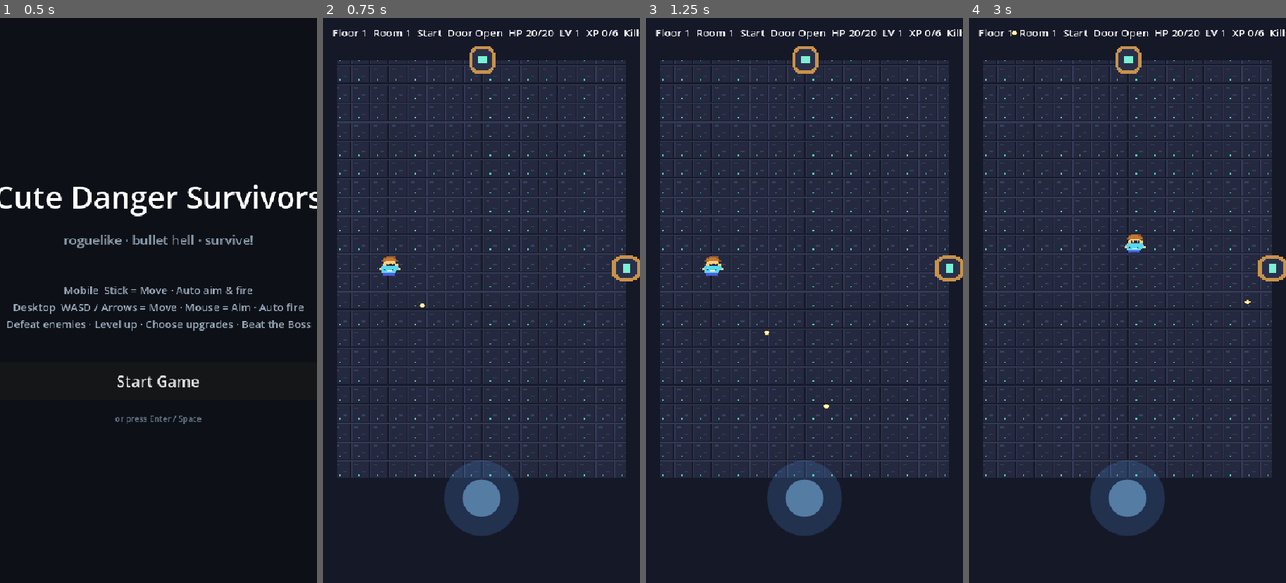
Above: before the commit, frames 1-4 (left to right).
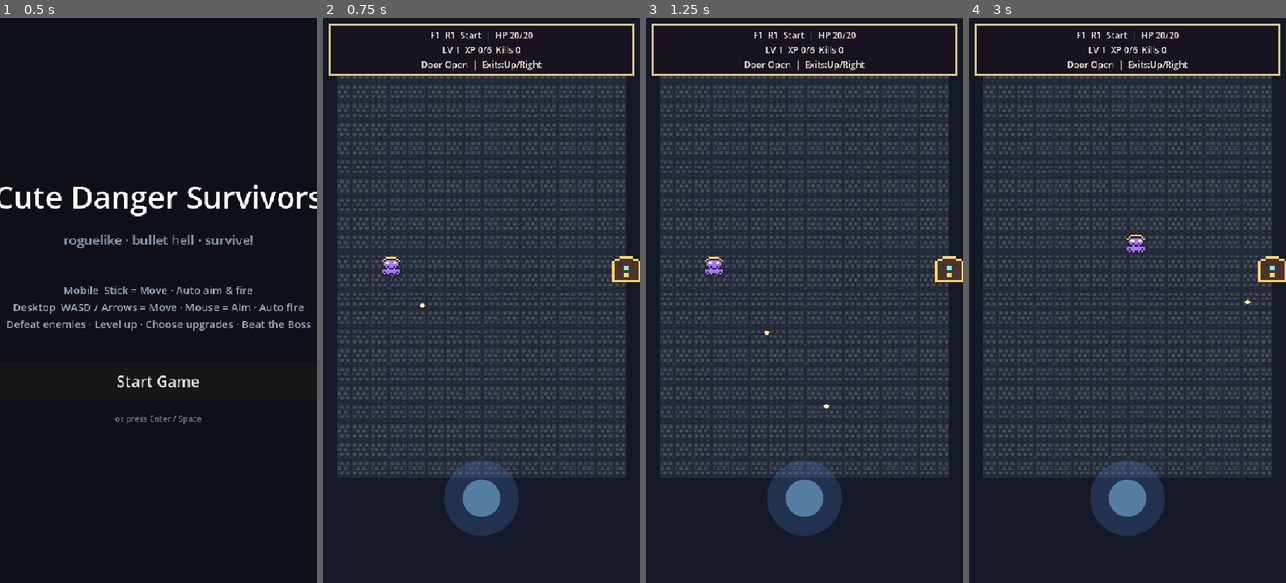
Above: after the commit, the same moments.

Repository: rinn0027-ai/cute-danger-survivors
Game: Godot game, scene res://scenes/StartMenu.tscn
Two runs of this game, one before a commit and one after it. Both use one fixed random seed, a clock stepped at 60 frames per second and the inputs below.
Inputs (mouse positions are in pixels of both pictures, inside the frame that each line leads up to):
- Up to frame 1 (0.5 s): no input
- Up to frame 2 (0.75 s): click "Start Game" at 0.5 s
- Up to frame 3 (1.25 s): no input
- Up to frame 4 (3 s): tap Enter at 1.25 s; move the mouse to (1197, 272) at 1.27 s; hold D (move_right) 1.28-2 s; tap 1 at 1.35 s; click (1197, 272) at 1.42 s; tap Space at 1.52 s; drag from (1064, 328) to (1273, 560) at 2.02 s; move the mouse to (1159, 176) at 2.77 s; hold D (move_right) from 2.78 s (still down); tap 3 at 2.85 s

Frame 1 is identical in both runs. In frame 2, 20% of the frame differs, in the area x 1-100%, y 1-82%; in frame 3, 20%; in frame 4, 20%.

Commit message:
Redesign pixel card art and UI

Diff:
--- a/assets/enemy_bat.svg
+++ b/assets/enemy_bat.svg
@@ -1,13 +1,8 @@
-<svg xmlns="http://www.w3.org/2000/svg" width="16" height="16" shape-rendering="crispEdges">
-  <rect width="16" height="16" fill="none"/>
-  <rect x="1" y="5" width="4" height="2" fill="#5b4aa0"/>
-  <rect x="11" y="5" width="4" height="2" fill="#5b4aa0"/>
-  <rect x="3" y="7" width="3" height="2" fill="#42337c"/>
-  <rect x="10" y="7" width="3" height="2" fill="#42337c"/>
-  <rect x="6" y="4" width="4" height="7" fill="#2b244d"/>
-  <rect x="6" y="3" width="1" height="1" fill="#ff6b8b"/>
-  <rect x="9" y="3" width="1" height="1" fill="#ff6b8b"/>
-  <rect x="7" y="6" width="1" height="1" fill="#ffd166"/>
-  <rect x="9" y="6" width="1" height="1" fill="#ffd166"/>
-  <rect x="7" y="10" width="2" height="1" fill="#f7f0d0"/>
+<svg xmlns="http://www.w3.org/2000/svg" width="96" height="96" viewBox="0 0 96 96" shape-rendering="crispEdges">
+<rect width="96" height="96" fill="#10131f"/>
+<rect x="8" y="8" width="80" height="80" fill="#232837" stroke="#d8c48a" stroke-width="4"/>
+<rect x="20" y="20" width="56" height="56" fill="#a378ff" stroke="#17131f" stroke-width="4"/>
+<rect x="32" y="32" width="32" height="12" fill="#f7f0d8"/>
+<rect x="28" y="52" width="40" height="8" fill="#17131f"/>
+<title>Card Rogue Bat</title>
 </svg>
--- a/assets/enemy_slime.svg
+++ b/assets/enemy_slime.svg
@@ -1,12 +1,8 @@
-<svg xmlns="http://www.w3.org/2000/svg" width="16" height="16" shape-rendering="crispEdges">
-  <rect width="16" height="16" fill="none"/>
-  <rect x="5" y="3" width="6" height="2" fill="#7aff9a"/>
-  <rect x="3" y="5" width="10" height="2" fill="#53d86f"/>
-  <rect x="2" y="7" width="12" height="5" fill="#3abf59"/>
-  <rect x="4" y="6" width="2" height="2" fill="#182b2b"/>
-  <rect x="10" y="6" width="2" height="2" fill="#182b2b"/>
-  <rect x="6" y="10" width="4" height="1" fill="#203b35"/>
-  <rect x="1" y="12" width="14" height="2" fill="#238b46"/>
-  <rect x="4" y="2" width="1" height="1" fill="#ff6b8b"/>
-  <rect x="11" y="2" width="1" height="1" fill="#ff6b8b"/>
+<svg xmlns="http://www.w3.org/2000/svg" width="96" height="96" viewBox="0 0 96 96" shape-rendering="crispEdges">
+<rect width="96" height="96" fill="#10131f"/>
+<rect x="8" y="8" width="80" height="80" fill="#232837" stroke="#d8c48a" stroke-width="4"/>
+<rect x="20" y="20" width="56" height="56" fill="#6fd36b" stroke="#17131f" stroke-width="4"/>
+<rect x="32" y="32" width="32" height="12" fill="#f7f0d8"/>
+<rect x="28" y="52" width="40" height="8" fill="#17131f"/>
+<title>Card Rogue Slime</title>
 </svg>
--- a/assets/player_hero.svg
+++ b/assets/player_hero.svg
@@ -1,14 +1,8 @@
-<svg xmlns="http://www.w3.org/2000/svg" width="16" height="16" shape-rendering="crispEdges">
-  <rect width="16" height="16" fill="none"/>
-  <rect x="5" y="1" width="6" height="2" fill="#3b2f63"/>
-  <rect x="4" y="3" width="8" height="2" fill="#ffcf7d"/>
-  <rect x="3" y="5" width="10" height="6" fill="#7ad7f0"/>
-  <rect x="5" y="6" width="2" height="2" fill="#25304d"/>
-  <rect x="10" y="6" width="2" height="2" fill="#25304d"/>
-  <rect x="6" y="9" width="4" height="1" fill="#fff1b8"/>
-  <rect x="2" y="7" width="2" height="3" fill="#ffcf7d"/>
-  <rect x="12" y="7" width="2" height="3" fill="#ffcf7d"/>
-  <rect x="4" y="11" width="8" height="2" fill="#4b5bdc"/>
-  <rect x="4" y="13" width="3" height="2" fill="#263063"/>
-  <rect x="9" y="13" width="3" height="2" fill="#263063"/>
+<svg xmlns="http://www.w3.org/2000/svg" width="96" height="96" viewBox="0 0 96 96" shape-rendering="crispEdges">
+<rect width="96" height="96" fill="#10131f"/>
+<rect x="8" y="8" width="80" height="80" fill="#232837" stroke="#d8c48a" stroke-width="4"/>
+<rect x="20" y="20" width="56" height="56" fill="#a378ff" stroke="#17131f" stroke-width="4"/>
+<rect x="32" y="32" width="32" height="12" fill="#f7f0d8"/>
+<rect x="28" y="52" width="40" height="8" fill="#17131f"/>
+<title>Card Rogue Hero</title>
 </svg>
--- a/assets/tile_floor.svg
+++ b/assets/tile_floor.svg
@@ -1,10 +1,8 @@
-<svg xmlns="http://www.w3.org/2000/svg" width="16" height="16" shape-rendering="crispEdges">
-  <rect width="16" height="16" fill="#24293f"/>
-  <rect x="0" y="0" width="15" height="1" fill="#343a55"/>
-  <rect x="0" y="0" width="1" height="15" fill="#343a55"/>
-  <rect x="15" y="1" width="1" height="15" fill="#161a2a"/>
-  <rect x="1" y="15" width="15" height="1" fill="#161a2a"/>
-  <rect x="3" y="4" width="3" height="1" fill="#38405f"/>
-  <rect x="10" y="9" width="3" height="1" fill="#38405f"/>
-  <rect x="6" y="12" width="1" height="1" fill="#4ad6b7"/>
+<svg xmlns="http://www.w3.org/2000/svg" width="96" height="96" viewBox="0 0 96 96" shape-rendering="crispEdges">
+<rect width="96" height="96" fill="#10131f"/>
+<rect x="8" y="8" width="80" height="80" fill="#232837" stroke="#d8c48a" stroke-width="4"/>
+<rect x="20" y="20" width="56" height="56" fill="#30394f" stroke="#17131f" stroke-width="4"/>
+<rect x="32" y="32" width="32" height="12" fill="#f7f0d8"/>
+<rect x="28" y="52" width="40" height="8" fill="#17131f"/>
+<title>Rune Floor</title>
 </svg>
--- a/assets/ui_heart.svg
+++ b/assets/ui_heart.svg
@@ -1,10 +1,8 @@
-<svg xmlns="http://www.w3.org/2000/svg" width="16" height="16" shape-rendering="crispEdges">
-  <rect width="16" height="16" fill="none"/>
-  <rect x="3" y="3" width="3" height="2" fill="#ff7896"/>
-  <rect x="10" y="3" width="3" height="2" fill="#ff7896"/>
-  <rect x="2" y="5" width="12" height="4" fill="#ff3f6f"/>
-  <rect x="3" y="9" width="10" height="2" fill="#d92c5f"/>
-  <rect x="5" y="11" width="6" height="2" fill="#b82050"/>
-  <rect x="7" y="13" width="2" height="1" fill="#8d1b41"/>
-  <rect x="4" y="5" width="2" height="1" fill="#ffd1dc"/>
+<svg xmlns="http://www.w3.org/2000/svg" width="96" height="96" viewBox="0 0 96 96" shape-rendering="crispEdges">
+<rect width="96" height="96" fill="#10131f"/>
+<rect x="8" y="8" width="80" height="80" fill="#232837" stroke="#d8c48a" stroke-width="4"/>
+<rect x="20" y="20" width="56" height="56" fill="#e65d5d" stroke="#17131f" stroke-width="4"/>
+<rect x="32" y="32" width="32" height="12" fill="#f7f0d8"/>
+<rect x="28" y="52" width="40" height="8" fill="#17131f"/>
+<title>Heart Card</title>
 </svg>
--- a/assets/xp_gem.svg
+++ b/assets/xp_gem.svg
@@ -1,8 +1,8 @@
-<svg xmlns="http://www.w3.org/2000/svg" width="16" height="16" shape-rendering="crispEdges">
-  <rect width="16" height="16" fill="none"/>
-  <rect x="7" y="2" width="2" height="2" fill="#d9fff6"/>
-  <rect x="5" y="4" width="6" height="2" fill="#7af0d4"/>
-  <rect x="4" y="6" width="8" height="3" fill="#25c7b7"/>
-  <rect x="5" y="9" width="6" height="2" fill="#148f9c"/>
-  <rect x="7" y="11" width="2" height="3" fill="#0e5e78"/>
+<svg xmlns="http://www.w3.org/2000/svg" width="96" height="96" viewBox="0 0 96 96" shape-rendering="crispEdges">
+<rect width="96" height="96" fill="#10131f"/>
+<rect x="8" y="8" width="80" height="80" fill="#232837" stroke="#d8c48a" stroke-width="4"/>
+<rect x="20" y="20" width="56" height="56" fill="#78ffe1" stroke="#17131f" stroke-width="4"/>
+<rect x="32" y="32" width="32" height="12" fill="#f7f0d8"/>
+<rect x="28" y="52" width="40" height="8" fill="#17131f"/>
+<title>XP Gem Card</title>
 </svg>
--- a/scripts/main.gd
+++ b/scripts/main.gd
@@ -778,7 +778,7 @@
 		joystick_aim.set_active(false)
 	level_panel.visible = true
 	current_upgrade_keys.clear()
-	var choices_box: HBoxContainer = level_panel.get_node("Panel/Content/Choices")
+	var choices_box: BoxContainer = level_panel.get_node("Panel/Content/Choices")
 	for child in choices_box.get_children():
 		child.queue_free()
 	var choices := [
@@ -800,9 +800,13 @@
 		button.expand_icon = true
 		button.icon_alignment = HORIZONTAL_ALIGNMENT_CENTER
 		button.vertical_icon_alignment = VERTICAL_ALIGNMENT_TOP
-		button.custom_minimum_size = Vector2(220, 132)
+		button.custom_minimum_size = Vector2(0, 112)
 		button.size_flags_horizontal = Control.SIZE_EXPAND_FILL
 		button.size_flags_vertical = Control.SIZE_EXPAND_FILL
+		button.add_theme_font_size_override("font_size", 16)
+		button.add_theme_stylebox_override("normal", _make_card_style(Color("#252134"), Color("#8b6f3a"), 3))
+		button.add_theme_stylebox_override("hover", _make_card_style(Color("#302a42"), Color("#ffd464"), 3))
+		button.add_theme_stylebox_override("pressed", _make_card_style(Color("#17131f"), Color("#78ffe1"), 3))
 		button.pressed.connect(_choose_upgrade.bind(choice["key"]))
 		choices_box.add_child(button)
 
@@ -840,14 +844,35 @@
 	root.name = "HUDRoot"
 	root.set_anchors_preset(Control.PRESET_FULL_RECT)
 	layer.add_child(root)
+	var stats_panel := PanelContainer.new()
+	stats_panel.name = "StatsPanel"
+	stats_panel.position = Vector2(10, 10)
+	stats_panel.size = Vector2(get_viewport_rect().size.x - 20, 82)
+	stats_panel.add_theme_stylebox_override("panel", _make_card_style(Color("#17131f"), Color("#d8c48a"), 3))
+	root.add_child(stats_panel)
 	var stats_label := Label.new()
 	stats_label.name = "Stats"
-	stats_label.position = Vector2(16, 12)
-	stats_label.add_theme_font_size_override("font_size", 18)
-	root.add_child(stats_label)
+	stats_label.add_theme_font_size_override("font_size", 15)
+	stats_label.add_theme_color_override("font_color", Color("#f7f0d8"))
+	stats_label.add_theme_color_override("font_outline_color", Color("#10131f"))
+	stats_label.add_theme_constant_override("outline_size", 3)
+	stats_label.horizontal_alignment = HORIZONTAL_ALIGNMENT_CENTER
+	stats_panel.add_child(stats_label)
 	level_panel = _make_level_panel()
 	root.add_child(level_panel)
 	return layer
+
+func _make_card_style(bg: Color, border: Color, border_width: int) -> StyleBoxFlat:
+	var style := StyleBoxFlat.new()
+	style.bg_color = bg
+	style.border_color = border
+	style.set_border_width_all(border_width)
+	style.set_corner_radius_all(0)
+	style.content_margin_left = 12
+	style.content_margin_right = 12
+	style.content_margin_top = 8
+	style.content_margin_bottom = 8
+	return style
 
 func _make_level_panel() -> Control:
 	var shade := Control.new()
@@ -862,50 +887,55 @@
 	dim.set_anchors_preset(Control.PRESET_FULL_RECT)
 	dim.mouse_filter = Control.MOUSE_FILTER_IGNORE
 	shade.add_child(dim)
+	var vp_size := get_viewport_rect().size
 	var panel := PanelContainer.new()
 	panel.name = "Panel"
-	panel.position = Vector2(90, 118)
-	panel.size = Vector2(780, 300)
-	panel.custom_minimum_size = Vector2(780, 300)
+	panel.size = Vector2(minf(500.0, vp_size.x - 28.0), minf(620.0, vp_size.y - 170.0))
+	panel.position = (vp_size - panel.size) * 0.5
+	panel.custom_minimum_size = panel.size
 	panel.process_mode = Node.PROCESS_MODE_ALWAYS
+	panel.add_theme_stylebox_override("panel", _make_card_style(Color("#1b1827"), Color("#d8c48a"), 4))
 	shade.add_child(panel)
 	var box := VBoxContainer.new()
 	box.name = "Content"
-	box.size = Vector2(760, 280)
-	box.add_theme_constant_override("separation", 14)
+	box.size = panel.size - Vector2(24, 22)
+	box.add_theme_constant_override("separation", 10)
 	panel.add_child(box)
 	var title := Label.new()
-	title.text = "Level Up! Choose 1 upgrade"
+	title.text = "LEVEL UP"
 	title.horizontal_alignment = HORIZONTAL_ALIGNMENT_CENTER
-	title.add_theme_font_size_override("font_size", 28)
+	title.add_theme_font_size_override("font_size", 30)
+	title.add_theme_color_override("font_color", Color("#ffd464"))
+	title.add_theme_color_override("font_outline_color", Color("#10131f"))
+	title.add_theme_constant_override("outline_size", 4)
 	box.add_child(title)
 	var hint := Label.new()
-	hint.text = "Tap a button, or press 1 / 2 / 3"
+	hint.text = "Choose one card"
 	hint.horizontal_alignment = HORIZONTAL_ALIGNMENT_CENTER
 	hint.add_theme_font_size_override("font_size", 16)
+	hint.add_theme_color_override("font_color", Color("#cfc6a0"))
 	box.add_child(hint)
-	var choices := HBoxContainer.new()
+	var choices := VBoxContainer.new()
 	choices.name = "Choices"
 	choices.alignment = BoxContainer.ALIGNMENT_CENTER
-	choices.add_theme_constant_override("separation", 14)
+	choices.add_theme_constant_override("separation", 10)
 	box.add_child(choices)
 	return shade
 
 func _update_hud() -> void:
-	var stats_label: Label = hud.get_node("HUDRoot/Stats")
+	var stats_label: Label = hud.get_node("HUDRoot/StatsPanel/Stats")
 	var door_text := "Door Open" if room_cleared else "Clear Room"
-	stats_label.text = "Floor %d  Room %d  %s  %s  HP %d/%d  LV %d  XP %d/%d  Kills %d  Items %s  Map %s" % [
+	stats_label.text = "F%d  R%d  %s  |  HP %d/%d\nLV %d  XP %d/%d  Kills %d\n%s  |  %s" % [
 		floor_number,
 		room_number,
 		_room_type_name(dungeon.get(current_room, "normal")),
-		door_text,
 		player.health,
 		player.max_health,
 		level,
 		xp,
 		xp_to_next,
 		kills,
-		_item_summary(),
+		door_text,
 		_minimap_summary()
 	]
 
@@ -957,19 +987,24 @@
 	dim.color = Color(0.06, 0.02, 0.04, 0.82)
 	dim.set_anchors_preset(Control.PRESET_FULL_RECT)
 	overlay.add_child(dim)
+	var vp_size := get_viewport_rect().size
 	var panel := PanelContainer.new()
-	panel.position = Vector2(250, 145)
-	panel.size = Vector2(460, 250)
+	panel.size = Vector2(minf(460.0, vp_size.x - 36.0), 270)
+	panel.position = (vp_size - panel.size) * 0.5
 	panel.process_mode = Node.PROCESS_MODE_ALWAYS
+	panel.add_theme_stylebox_override("panel", _make_card_style(Color("#1b1827"), Color("#d8c48a"), 4))
 	overlay.add_child(panel)
 	var box := VBoxContainer.new()
-	box.size = Vector2(440, 230)
+	box.size = panel.size - Vector2(24, 22)
 	box.add_theme_constant_override("separation", 16)
 	panel.add_child(box)
 	var title := Label.new()
 	title.text = "GAME OVER"
 	title.horizontal_alignment = HORIZONTAL_ALIGNMENT_CENTER
 	title.add_theme_font_size_override("font_size", 42)
+	title.add_theme_color_override("font_color", Color("#ff6f7d"))
+	title.add_theme_color_override("font_outline_color", Color("#10131f"))
+	title.add_theme_constant_override("outline_size", 4)
 	box.add_child(title)
 	var detail := Label.new()
 	detail.text = "You touched enemies too long\nRoom: %d   Kills: %d" % [room_number, kills]
@@ -980,6 +1015,9 @@
 	restart.text = "Restart"
 	restart.custom_minimum_size = Vector2(240, 58)
 	restart.process_mode = Node.PROCESS_MODE_ALWAYS
+	restart.add_theme_stylebox_override("normal", _make_card_style(Color("#252134"), Color("#8b6f3a"), 3))
+	restart.add_theme_stylebox_override("hover", _make_card_style(Color("#302a42"), Color("#ffd464"), 3))
+	restart.add_theme_stylebox_override("pressed", _make_card_style(Color("#17131f"), Color("#78ffe1"), 3))
 	restart.pressed.connect(_restart_game)
 	box.add_child(restart)
 	hud.get_node("HUDRoot").add_child(overlay)
Binary file changed: assets/sprites/bat.png
Binary file changed: assets/sprites/door.png
Binary file changed: assets/sprites/floor.png
Binary file changed: assets/sprites/gem.png
Binary file changed: assets/sprites/icon_crown.png
Binary file changed: assets/sprites/icon_damage.png
Binary file changed: assets/sprites/icon_heart.png
Binary file changed: assets/sprites/icon_pierce.png
Binary file changed: assets/sprites/icon_speed.png
Binary file changed: assets/sprites/player.png
Binary file changed: assets/sprites/slime.png
Binary file changed: assets/visual_direction.png
(and 9 more such lines)
